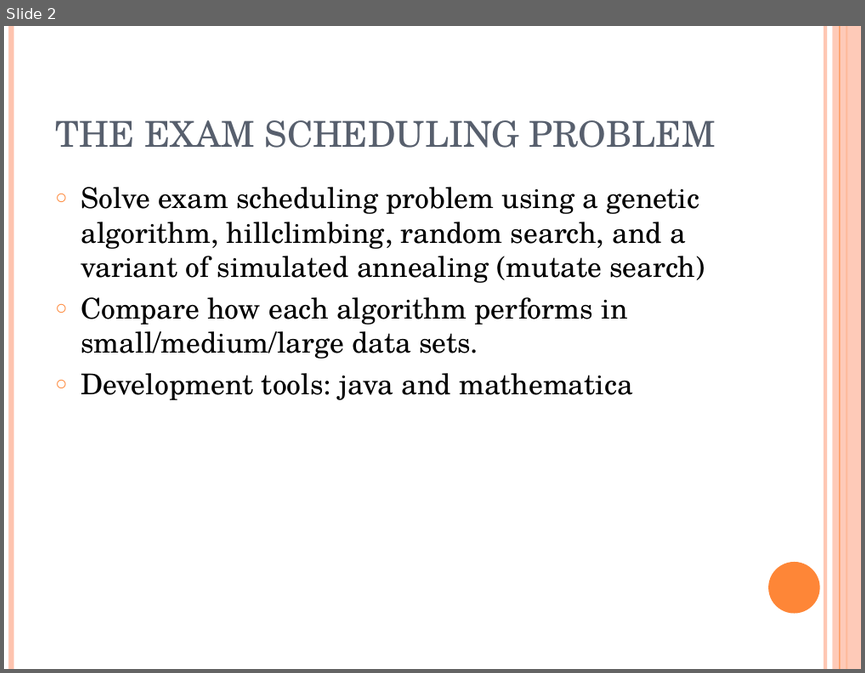
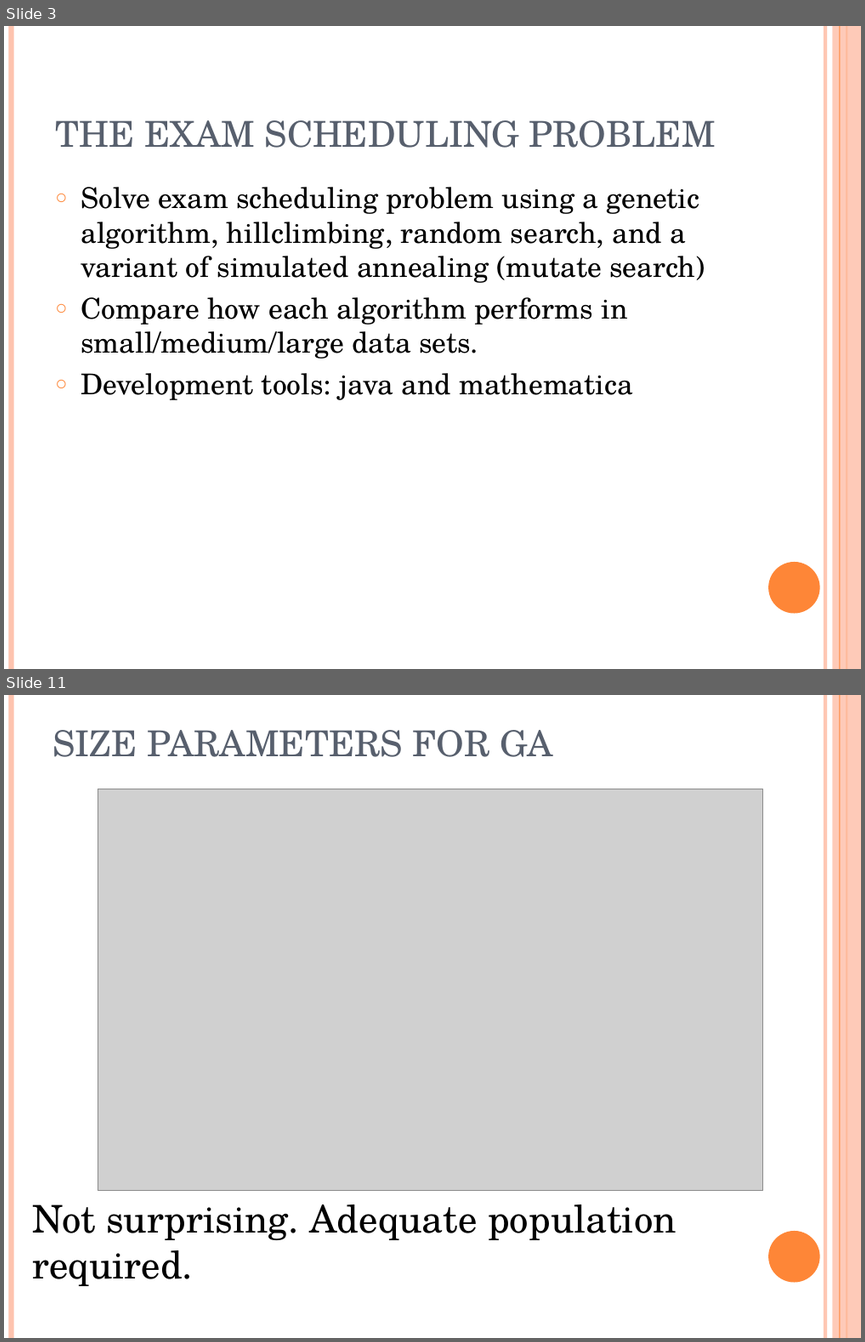
Before and after one commit to akokcam/csc384-genetic-algorithms-project, a slide deck: GA_TestBench/Data Files/presentation.ppt. Shown one above the other, each under a label of ours: slide 2 before the commit, slides 3 and 11 after it; the slides between them are not shown. The pictures are 865x673 and 865x1342 pixels, drawn with LibreOffice and Linux fonts; fonts in the diff are those of the drawing; grey boxes stand for pictures. Boxes give left, top, right and bottom in pixels: in the first picture for what was removed or moved away, otherwise in the second. Text is boxed around its words. In the diff, an @@ line names an element or a change of style, - is before the commit and + after.

```diff
--- a/GA_TestBench/Data Files/presentation.ppt
+++ b/GA_TestBench/Data Files/presentation.ppt
@@ slide 11 added at [4,695,861,1338], background #FFFFFF; not listed: 6 template elements that a slide beside it also shows @@
@@ title added at [52,730,553,757], 30 pt, text #575F6D @@
+SIZE PARAMETERS FOR GA
@@ picture added at [98,789,762,1191] @@
@@ text added at [32,1204,676,1286], 32 pt, text #000000 @@
+Not surprising. Adequate population required.
@@ what was slide 2 is now slide 3 @@
```
Also in this commit, not shown: 8 slides changed, 8 other slides added, 7 slides removed, 1 other file.
